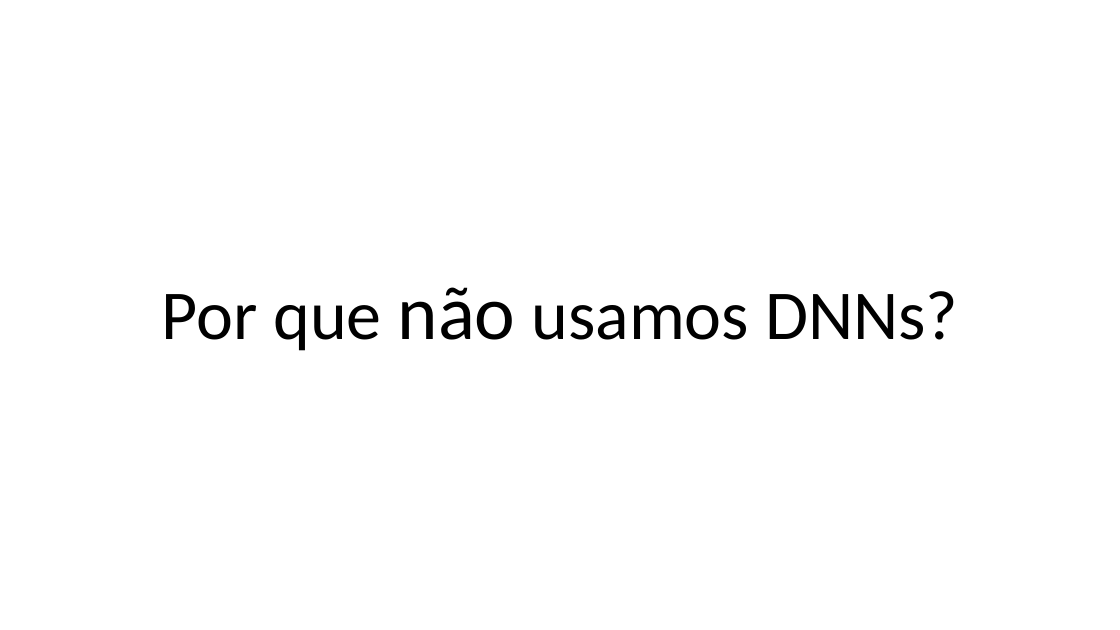
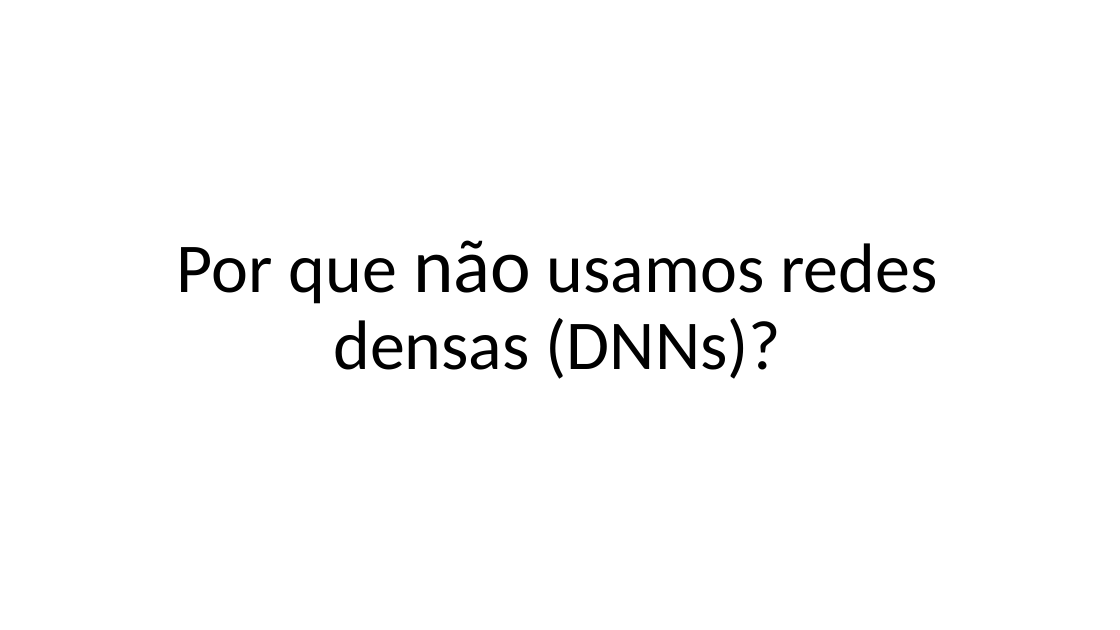
Before and after one commit to zz4fap/c24_inteligencia_artificial, a slide deck: slide 5 of slides/C24_CNN.pptx. Drawn at 1120x630 pixels with LibreOffice and Linux fonts; fonts in the diff are those of the drawing. Boxes give left, top, right and bottom in pixels: in the first picture for what was removed or moved away, otherwise in the second. Text is boxed around its words. In the diff, an @@ line names an element or a change of style, - is before the commit and + after.

```diff
--- a/slides/C24_CNN.pptx
+++ b/slides/C24_CNN.pptx
@@ text at (177,240,937,379): text changed @@
-Por que não usamos DNNs?
+Por que não usamos redes densas (DNNs)?
```
Also in this commit, not shown: 7 other slides changed.
